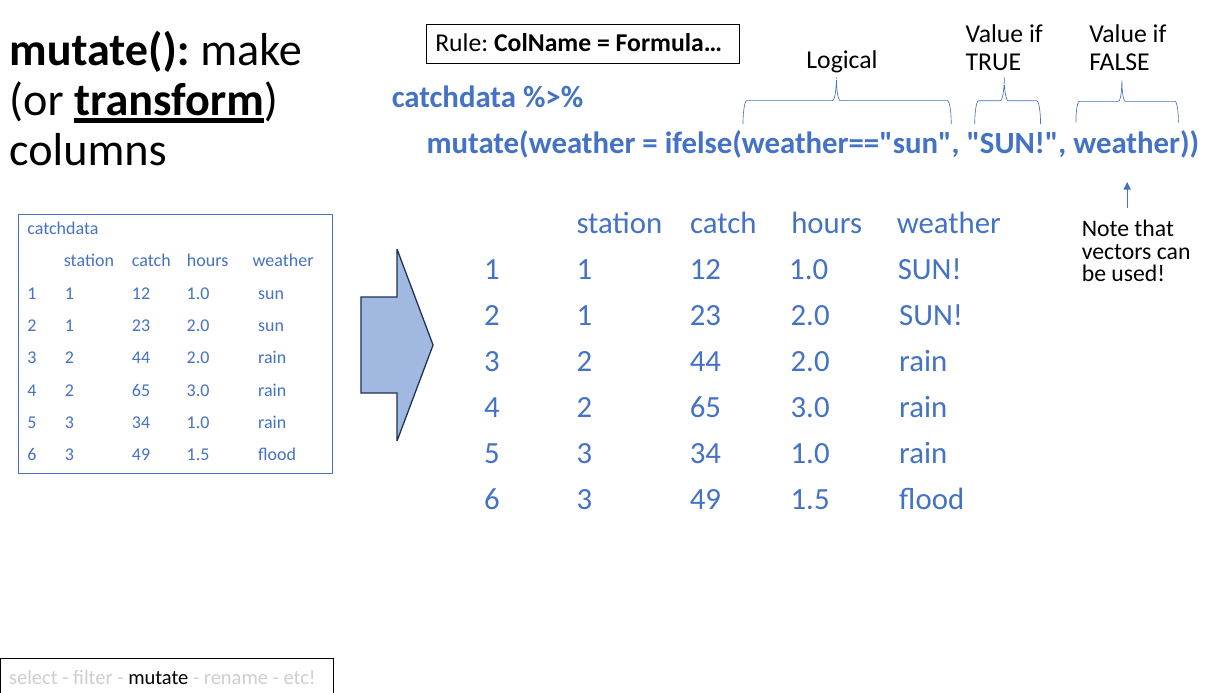
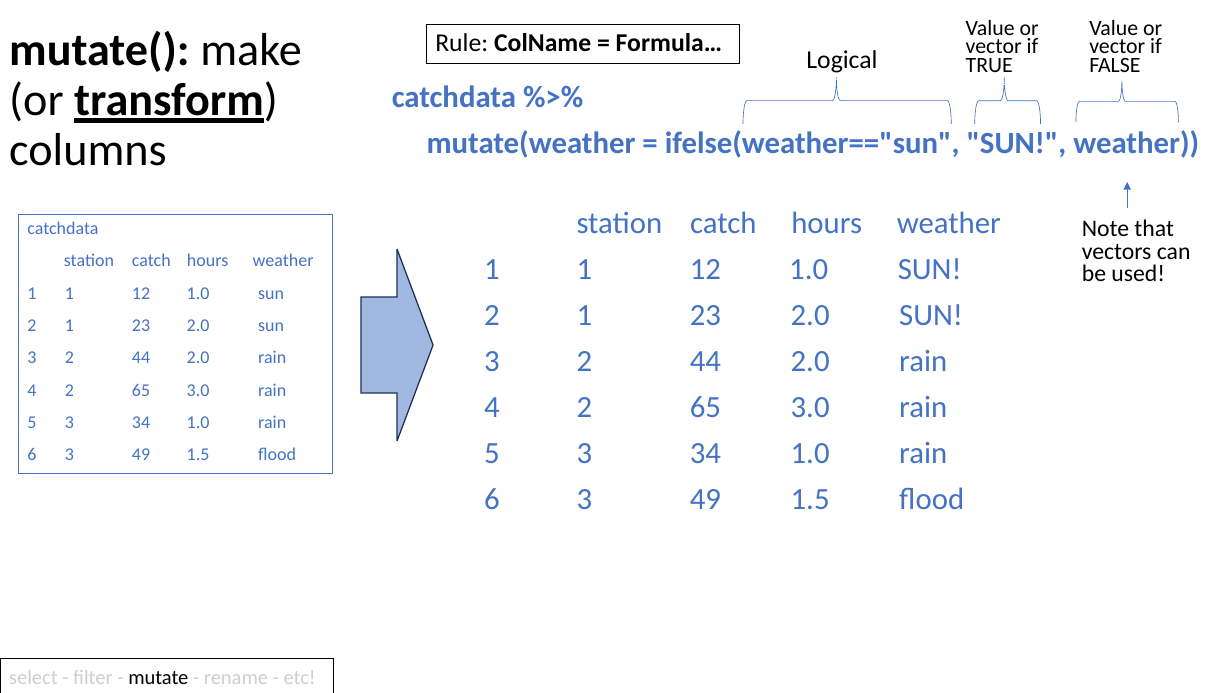
Before and after one commit to justinpriest/ADFG_R_Intro_Workshop, a slide deck: slide 24 of presentations/6 - Data Manipulation with tidyverse.pptx. Drawn at 1232x693 pixels with LibreOffice and Linux fonts; fonts in the diff are those of the drawing. Boxes give left, top, right and bottom in pixels: in the first picture for what was removed or moved away, otherwise in the second. Text is boxed around its words. In the diff, an @@ line names an element or a change of style, - is before the commit and + after.

```diff
--- a/presentations/6 - Data Manipulation with tidyverse.pptx
+++ b/presentations/6 - Data Manipulation with tidyverse.pptx
@@ text in rectangle at [966,20,1039,78]: text changed; size 20 to 17 pt @@
-Value if TRUE
+Value or vector if TRUE
@@ text in rectangle at [1089,20,1162,72]: text changed; size 20 to 17 pt @@
-Value if FALSE
+Value or vector if FALSE
```
Also in this commit, not shown: 1 other slide changed, 3 other files.
